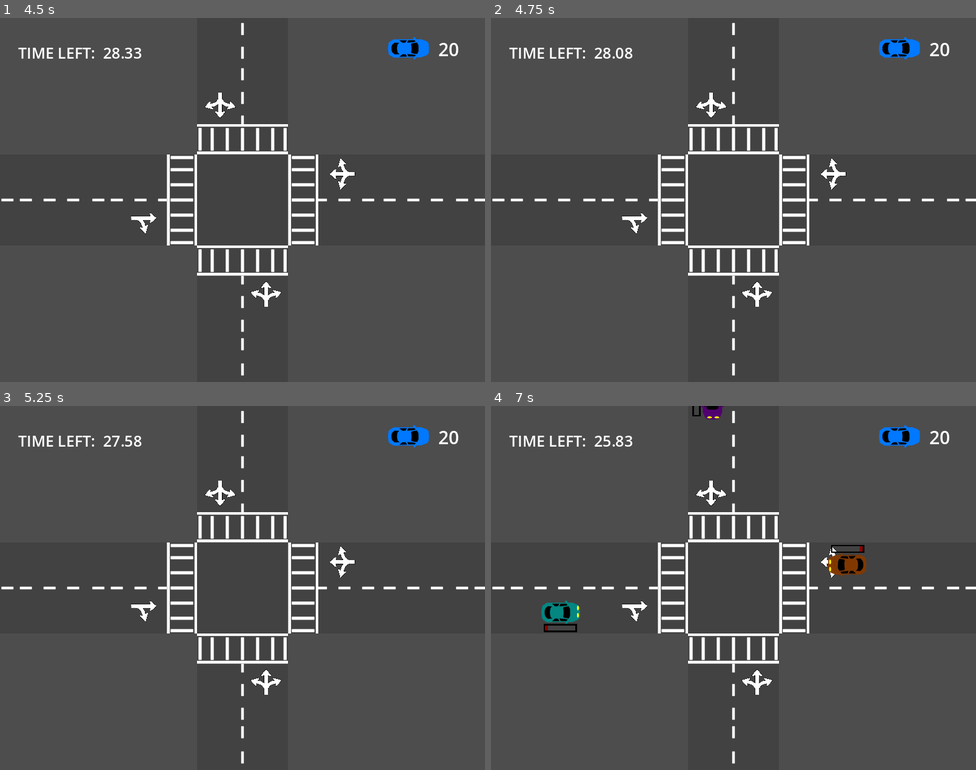
Above: before the commit, frames 1-4 (two rows, left to right).
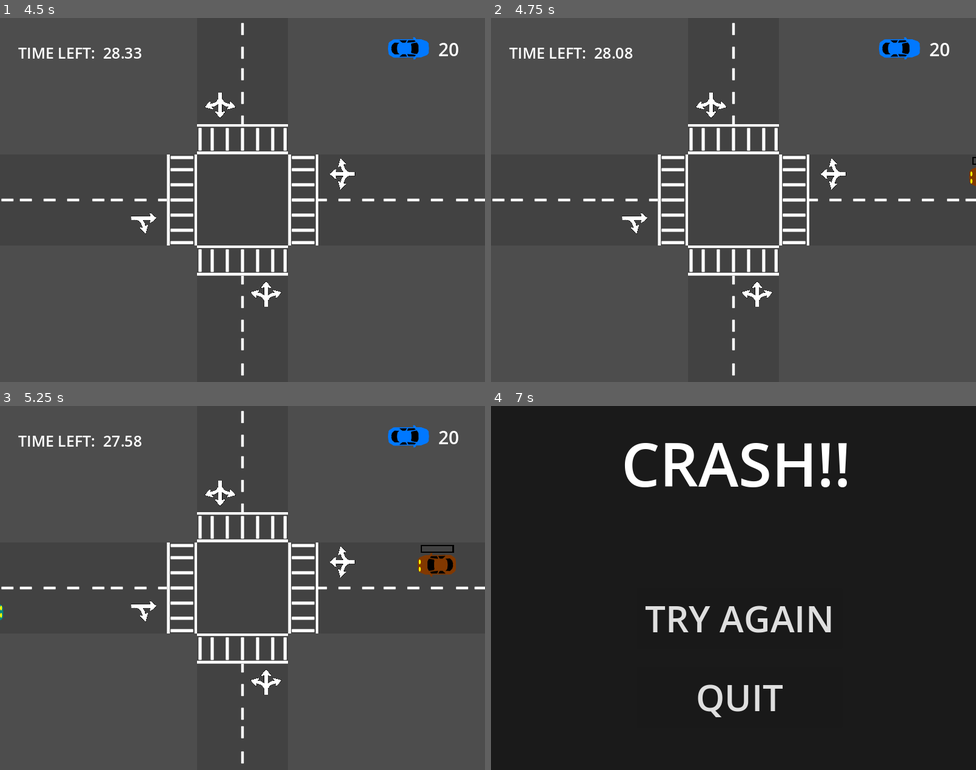
Above: after the commit, the same moments.

Repository: preciousjoker/crossguard_chaos
Game: Godot game, scene res://UI/main_menu.tscn
Same seed, same stepped clock (60 frames per second), same inputs: the game is played once before the commit and once after it.
Inputs (mouse positions are in pixels of both pictures, inside the frame that each line leads up to):
- Up to frame 1 (4.5 s): click "HOW TO PLAY" at 0.5 s; click "NEXT" at 1.25 s; click "NEXT" at 2 s; click "PLAY" at 2.75 s; move the mouse to (349, 181) at 3.52 s; tap J at 3.6, 4.35 s; click (349, 181) at 3.67 s; move the mouse to (145, 218) at 4.27 s; click (145, 218) at 4.42 s
- Up to frame 2 (4.75 s): no input
- Up to frame 3 (5.25 s): move the mouse to (291, 507) at 5.02 s; tap J at 5.1 s; click (291, 507) at 5.17 s
- Up to frame 4 (7 s): move the mouse to (709, 660) at 5.77 s; tap J at 5.85, 6.6 s; click (709, 660) at 5.92 s; move the mouse to (908, 566) at 6.52 s; click (908, 566) at 6.67 s

Frame 1 is identical in both runs. In frame 2, less than 0.1% of the frame differs, in the area x 98-100%, y 38-47%; in frame 3, 0.5%; in frame 4, 100%, in the area x 0-100%, y 0-100%.

Commit message:
modify scene 2

Diff:
--- a/CarSpawnArea.gd
+++ b/CarSpawnArea.gd
@@ -23,6 +23,7 @@
 				# set up new car and add to scene
 				var car: Car = car_scene.instantiate()
 				car.determine_turn_direction(invalid_turn_direction, right_turn_only, left_turn_only, straight_only)
+				car.set_rage_parameters(game_manager.max_time, game_manager.rage_increase, game_manager.queue_multiplier, game_manager.top_queue_multiplier)
 				car.global_position = self.global_position
 				car.global_rotation = self.global_rotation
 				world2D.add_child(car)
--- a/Levels/Level1.tscn
+++ b/Levels/Level1.tscn
@@ -17,6 +17,8 @@
 [node name="GameManager" parent="." instance=ExtResource("1_w8yt7")]
 max_cars = 20
 time_limit = 30.0
+max_time = 6.0
+top_queue_multiplier = 1.4
 
 [node name="World2D" type="Node2D" parent="."]
 
@@ -43,21 +45,21 @@
 rotation = 0.00229049
 
 [node name="SpawnArea3" parent="World2D" instance=ExtResource("4_jv7i8")]
-position = Vector2(-1636, 980)
+position = Vector2(-1219, 980)
 spawn_interval_max = 2.0
 
 [node name="SpawnArea6" parent="World2D" instance=ExtResource("4_jv7i8")]
-position = Vector2(1508, 824)
+position = Vector2(1074, 824)
 rotation = 3.14159
 spawn_interval_max = 2.0
 
 [node name="SpawnArea4" parent="World2D" instance=ExtResource("4_jv7i8")]
-position = Vector2(82, 2288)
+position = Vector2(82, 1847)
 rotation = -1.5708
 spawn_interval_max = 2.0
 
 [node name="SpawnArea5" parent="World2D" instance=ExtResource("4_jv7i8")]
-position = Vector2(-69, -385)
+position = Vector2(-69, 44)
 rotation = 1.5708
 spawn_interval_max = 2.0
 
@@ -265,3 +267,4 @@
 
 [node name="LevelClearedScreen" parent="GUI/CanvasLayer" instance=ExtResource("10_6g8mo")]
 visible = false
+next_level_name = "Level2"
--- a/Levels/Level2.tscn
+++ b/Levels/Level2.tscn
@@ -9,13 +9,18 @@
 [ext_resource type="PackedScene" uid="uid://bbdmby8a3pdk3" path="res://UI/UI_GameOverScreen.tscn" id="8_wd6xd"]
 [ext_resource type="PackedScene" uid="uid://bvk2u2mv17bwo" path="res://UI/ui_game_info.tscn" id="9_d3xbu"]
 [ext_resource type="Script" path="res://UI/ui_game_info.gd" id="10_qst4m"]
+[ext_resource type="PackedScene" uid="uid://liedta27gnon" path="res://removal_area.tscn" id="11_m0kcm"]
 [ext_resource type="PackedScene" uid="uid://c058oqo687wq6" path="res://UI/UI_LevelClearedScreen.tscn" id="11_wcv1d"]
 
 [node name="World" type="Node"]
 
 [node name="GameManager" parent="." instance=ExtResource("1_qq236")]
-max_cars = 35
-time_limit = 45.0
+max_cars = 30
+time_limit = 50.0
+max_time = 7.0
+rage_increase = 0.3
+queue_multiplier = 1.15
+top_queue_multiplier = 1.5
 
 [node name="World2D" type="Node2D" parent="."]
 
@@ -37,78 +42,40 @@
 position = Vector2(1195, 745)
 rotation = -3.14159
 invalid_turn_direction = 3
-right_turn_only = null
-left_turn_only = null
-straight_only = null
-spawn_interval_min = null
-spawn_interval_max = null
 
 [node name="SpawnArea2" parent="World2D" instance=ExtResource("4_04oep")]
 position = Vector2(-1235, 1080)
-invalid_turn_direction = null
-right_turn_only = null
-left_turn_only = null
-straight_only = null
-spawn_interval_min = null
-spawn_interval_max = null
+invalid_turn_direction = 3
 
 [node name="SpawnArea3" parent="World2D" instance=ExtResource("4_04oep")]
 position = Vector2(-1235, 920)
-invalid_turn_direction = null
-right_turn_only = null
-left_turn_only = null
-straight_only = true
-spawn_interval_min = null
-spawn_interval_max = null
+invalid_turn_direction = 2
 
 [node name="SpawnArea4" parent="World2D" instance=ExtResource("4_04oep")]
 position = Vector2(-30, 1880)
 rotation = -1.5708
-invalid_turn_direction = null
-right_turn_only = null
 left_turn_only = true
-straight_only = null
-spawn_interval_min = null
-spawn_interval_max = null
 
 [node name="SpawnArea5" parent="World2D" instance=ExtResource("4_04oep")]
 position = Vector2(140, 1880)
 rotation = -1.5708
 invalid_turn_direction = 2
-right_turn_only = null
-left_turn_only = null
 straight_only = true
-spawn_interval_min = null
-spawn_interval_max = null
 
 [node name="SpawnArea6" parent="World2D" instance=ExtResource("4_04oep")]
 position = Vector2(295, 1880)
 rotation = -1.5708
 invalid_turn_direction = 3
-right_turn_only = null
-left_turn_only = null
-straight_only = null
-spawn_interval_min = null
-spawn_interval_max = null
 
 [node name="SpawnArea7" parent="World2D" instance=ExtResource("4_04oep")]
 position = Vector2(-350, -160)
 rotation = 1.5708
-invalid_turn_direction = null
-right_turn_only = null
 straight_only = true
-spawn_interval_min = null
-spawn_interval_max = null
 
 [node name="SpawnArea8" parent="World2D" instance=ExtResource("4_04oep")]
 position = Vector2(-195, -160)
 rotation = 1.5708
-invalid_turn_direction = null
-right_turn_only = null
-left_turn_only = null
 straight_only = true
-spawn_interval_min = null
-spawn_interval_max = null
 
 [node name="SpawnArea9" parent="World2D" instance=ExtResource("4_04oep")]
 position = Vector2(-30, -160)
@@ -140,14 +107,15 @@
 rotation = 3.14159
 list_of_waypoints = [NodePath("../Lane3Waypoints/Lane3WP_A2_1"), NodePath("../Lane3Waypoints/Lane3WP_A2_2")]
 
-[node name="Lane4StopArea_A" parent="World2D" instance=ExtResource("5_6w8rc")]
+[node name="Lane4StopArea_A" parent="World2D" node_paths=PackedStringArray("list_of_waypoints") instance=ExtResource("5_6w8rc")]
 position = Vector2(-600, 925)
 rotation = 1.5708
+list_of_waypoints = [NodePath("../Lane4Waypoints/Lane4WP_A1_1"), NodePath("../Lane4Waypoints/Lane4WP_A1_2"), NodePath("../Lane4Waypoints/Lane4WP_A1_3")]
 
 [node name="Lane4StopArea_A2" parent="World2D" node_paths=PackedStringArray("list_of_waypoints") instance=ExtResource("5_6w8rc")]
 position = Vector2(-600, 1080)
 rotation = 1.5708
-list_of_waypoints = [NodePath("../Lane4Waypoints/Lane4WP_A2_1"), NodePath("../Lane4Waypoints/Lane4WP_A2_4"), NodePath("../Lane4Waypoints/Lane4WP_A2_2"), NodePath("../Lane4Waypoints/Lane4WP_A2_3")]
+list_of_waypoints = [NodePath("../Lane4Waypoints/Lane4WP_A2_1"), NodePath("../Lane4Waypoints/Lane4WP_A2_2")]
 
 [node name="Lane2StopArea" parent="World2D" node_paths=PackedStringArray("list_of_waypoints") instance=ExtResource("5_6w8rc")]
 position = Vector2(500, 755)
@@ -224,26 +192,28 @@
 position = Vector2(-745, -155)
 
 [node name="Lane4Waypoints" type="Node2D" parent="World2D"]
-visible = false
-position = Vector2(0, 905)
-
-[node name="Lane4WP_A2_1" parent="World2D/Lane4Waypoints" node_paths=PackedStringArray("left_waypoint", "right_waypoint") instance=ExtResource("6_gbw2c")]
-position = Vector2(-210, 175)
-left_waypoint = NodePath("../Lane4WP_A2_2")
-right_waypoint = NodePath("../Lane4WP_A2_4")
-update_line = true
-
-[node name="Lane4WP_A2_4" parent="World2D/Lane4Waypoints" instance=ExtResource("6_gbw2c")]
-position = Vector2(-210, 525)
-update_line = true
-
-[node name="Lane4WP_A2_2" parent="World2D/Lane4Waypoints" node_paths=PackedStringArray("left_waypoint") instance=ExtResource("6_gbw2c")]
-position = Vector2(130, 5)
-left_waypoint = NodePath("../Lane4WP_A2_3")
-update_line = true
-
-[node name="Lane4WP_A2_3" parent="World2D/Lane4Waypoints" instance=ExtResource("6_gbw2c")]
-position = Vector2(130, -445)
+position = Vector2(0, 905)
+
+[node name="Lane4WP_A2_1" parent="World2D/Lane4Waypoints" node_paths=PackedStringArray("right_waypoint") instance=ExtResource("6_gbw2c")]
+position = Vector2(-350, 175)
+right_waypoint = NodePath("../Lane4WP_A2_2")
+
+[node name="Lane4WP_A2_2" parent="World2D/Lane4Waypoints" instance=ExtResource("6_gbw2c")]
+position = Vector2(-350, 525)
+update_line = true
+
+[node name="Lane4WP_A1_1" parent="World2D/Lane4Waypoints" node_paths=PackedStringArray("left_waypoint") instance=ExtResource("6_gbw2c")]
+position = Vector2(-160, 25)
+left_waypoint = NodePath("../Lane4WP_A1_2")
+
+[node name="Lane4WP_A1_2" parent="World2D/Lane4Waypoints" node_paths=PackedStringArray("left_waypoint") instance=ExtResource("6_gbw2c")]
+position = Vector2(135, -75)
+left_waypoint = NodePath("../Lane4WP_A1_3")
+update_line = true
+
+[node name="Lane4WP_A1_3" parent="World2D/Lane4Waypoints" instance=ExtResource("6_gbw2c")]
+position = Vector2(135, -505)
+update_line = true
 
 [node name="GUI" type="Control" parent="."]
 process_mode = 3
@@ -264,3 +234,22 @@
 
 [node name="LevelClearedScreen" parent="GUI/CanvasLayer" instance=ExtResource("11_wcv1d")]
 visible = false
+next_level_name = "Thank_You"
+
+[node name="RemovalArea" parent="." instance=ExtResource("11_m0kcm")]
+position = Vector2(-40, 2130)
+scale = Vector2(3.96, 1)
+
+[node name="RemovalArea2" parent="." instance=ExtResource("11_m0kcm")]
+position = Vector2(-40, -435)
+scale = Vector2(3.96, 1)
+
+[node name="RemovalArea3" parent="." instance=ExtResource("11_m0kcm")]
+position = Vector2(1415, 815)
+rotation = -1.55645
+scale = Vector2(3.96, 1)
+
+[node name="RemovalArea4" parent="." instance=ExtResource("11_m0kcm")]
+position = Vector2(-1435, 855)
+rotation = -1.56267
+scale = Vector2(3.96, 1)
--- /dev/null
+++ b/Levels/Thank_You.tscn
@@ -0,0 +1,81 @@
+[gd_scene load_steps=2 format=3 uid="uid://dfdjfx1nmh8a2"]
+
+[ext_resource type="Script" path="res://UI/main_menu.gd" id="1_4cwif"]
+
+[node name="Thank_You" type="Control"]
+layout_mode = 3
+anchors_preset = 15
+anchor_right = 1.0
+anchor_bottom = 1.0
+grow_horizontal = 2
+grow_vertical = 2
+script = ExtResource("1_4cwif")
+
+[node name="CanvasLayer" type="CanvasLayer" parent="."]
+
+[node name="Label" type="Label" parent="CanvasLayer"]
+anchors_preset = 5
+anchor_left = 0.5
+anchor_right = 0.5
+offset_left = -378.0
+offset_top = 10.0
+offset_right = 392.0
+offset_bottom = 219.0
+grow_horizontal = 2
+theme_override_font_sizes/font_size = 35
+text = "Thank you for taking the time to
+play my game!
+
+Please leave any feedback you
+may have in the comments :)"
+horizontal_alignment = 1
+
+[node name="Btn_Play" type="Button" parent="CanvasLayer"]
+unique_name_in_owner = true
+visible = false
+anchors_preset = 8
+anchor_left = 0.5
+anchor_top = 0.5
+anchor_right = 0.5
+anchor_bottom = 0.5
+offset_left = -60.0
+offset_top = -17.0
+offset_right = 50.0
+offset_bottom = 46.0
+grow_horizontal = 2
+grow_vertical = 2
+theme_override_font_sizes/font_size = 40
+text = "PLAY"
+
+[node name="Btn_HowTo" type="Button" parent="CanvasLayer"]
+unique_name_in_owner = true
+visible = false
+anchors_preset = 8
+anchor_left = 0.5
+anchor_top = 0.5
+anchor_right = 0.5
+anchor_bottom = 0.5
+offset_left = -144.5
+offset_top = 94.0
+offset_right = 134.5
+offset_bottom = 157.0
+grow_horizontal = 2
+grow_vertical = 2
+theme_override_font_sizes/font_size = 40
+text = "HOW TO PLAY"
+
+[node name="Btn_Quit" type="Button" parent="CanvasLayer"]
+unique_name_in_owner = true
+anchors_preset = 8
+anchor_left = 0.5
+anchor_top = 0.5
+anchor_right = 0.5
+anchor_bottom = 0.5
+offset_left = -60.0
+offset_top = 160.0
+offset_right = 50.0
+offset_bottom = 223.0
+grow_horizontal = 2
+grow_vertical = 2
+theme_override_font_sizes/font_size = 40
+text = "QUIT"
--- a/UI/UI_LevelClearedScreen.tscn
+++ b/UI/UI_LevelClearedScreen.tscn
@@ -51,7 +51,7 @@
 grow_horizontal = 2
 grow_vertical = 0
 theme_override_font_sizes/font_size = 60
-text = "PLAY AGAIN"
+text = "NEXT LEVEL"
 
 [node name="Btn_Quit" type="Button" parent="."]
 unique_name_in_owner = true
--- a/UI/ui_level_cleared_screen.gd
+++ b/UI/ui_level_cleared_screen.gd
@@ -1,6 +1,7 @@
 extends Control
 @onready var btn_next_level: Button = %Btn_NextLevel
 @onready var btn_quit: Button = %Btn_Quit
+@export var next_level_name: String = ""
 
 
 func _ready() -> void:
@@ -11,7 +12,9 @@
 
 	btn_next_level.connect("pressed", func() -> void:
 		#load next level
-		get_tree().change_scene_to_file("res://Levels/Level1.tscn")
+		get_tree().paused = false
+		var next_level_path: String = "res://Levels/" + next_level_name + ".tscn"
+		get_tree().change_scene_to_file(next_level_path)
 	)
 
 	btn_quit.connect("pressed", func() -> void:
--- a/car.gd
+++ b/car.gd
@@ -15,11 +15,11 @@
 @export var max_speed: float = 600.0
 @export var turn_signal_interval: float = 0.15
 @export var possible_colors: Array[Color] = []
-@export_category("Rage")
-@export var max_time: float = 20.0
-@export var rage_increase: float = 0.25
-@export var queue_multiplier: float = 1.25
-@export var top_queue_multiplier: float = 1.75
+#@export_category("Rage")
+var max_time: float = 20.0
+var rage_increase: float = 0.25
+var queue_multiplier: float = 1.25
+var top_queue_multiplier: float = 1.75
 var can_build_rage: bool = true
 
 var valid_waypoints: Array[Waypoint] = []
@@ -47,6 +47,13 @@
 	rage_meter.max_value = max_time / rage_increase
 	#print("Max Value: %f" % rage_meter.max_value)
 	rage_meter.value = 0.0
+
+
+func set_rage_parameters(max_time: float, rage_increase: float, queue_mult: float, top_queue_mult: float) -> void:
+	self.rage_increase = rage_increase
+	self.max_time = max_time
+	self.queue_multiplier = queue_mult
+	self.top_queue_multiplier = top_queue_mult
 
 
 func _ready() -> void:
--- a/car.tscn
+++ b/car.tscn
@@ -5,9 +5,8 @@
 [ext_resource type="Texture2D" uid="uid://brchckdwj0r1q" path="res://Art/car_light.png" id="3_oi6tj"]
 [ext_resource type="AudioStream" uid="uid://psogb1772ek4" path="res://Music/car_honk.ogg" id="4_qy6e2"]
 
-[sub_resource type="CapsuleShape2D" id="CapsuleShape2D_rp10k"]
-radius = 9.5
-height = 65.0
+[sub_resource type="RectangleShape2D" id="RectangleShape2D_kqsl6"]
+size = Vector2(73.5, 65)
 
 [sub_resource type="StyleBoxFlat" id="StyleBoxFlat_o7enf"]
 bg_color = Color(0.6, 0.6, 0.6, 0)
@@ -26,7 +25,7 @@
 border_color = Color(0.8, 0.8, 0.8, 0)
 
 [sub_resource type="RectangleShape2D" id="RectangleShape2D_lykft"]
-size = Vector2(113, 55)
+size = Vector2(135, 75)
 
 [node name="CarHitBox" type="Area2D"]
 z_index = 100
@@ -36,18 +35,14 @@
 max_speed = 400.0
 turn_signal_interval = 0.5
 possible_colors = Array[Color]([Color(0.741495, 0.232378, 0.688325, 1), Color(0.746815, 0, 0.0900944, 1), Color(0, 0.63 …(220 unchanged characters)…
-max_time = 5.0
-rage_increase = 0.4
-queue_multiplier = 1.35
-top_queue_multiplier = 1.85
 
 [node name="CarSprite" type="Sprite2D" parent="."]
 unique_name_in_owner = true
 texture = ExtResource("2_d32ma")
 
 [node name="CollisionShape2D" type="CollisionShape2D" parent="."]
-position = Vector2(-1.5, 0.5)
-shape = SubResource("CapsuleShape2D_rp10k")
+position = Vector2(-28.25, 0.5)
+shape = SubResource("RectangleShape2D_kqsl6")
 
 [node name="LeftTurnLight" type="Sprite2D" parent="."]
 unique_name_in_owner = true
@@ -94,6 +89,6 @@
 collision_mask = 4
 
 [node name="CollisionShape2D" type="CollisionShape2D" parent="ClickArea"]
-position = Vector2(-2.5, 1.5)
+position = Vector2(0.5, -0.5)
 shape = SubResource("RectangleShape2D_lykft")
 debug_color = Color(0.808112, 0.413759, 0, 0.42)
--- a/game_manager.gd
+++ b/game_manager.gd
@@ -4,6 +4,11 @@
 @export var next_level: PackedScene = null
 @export var max_cars: int = 50
 @export var time_limit: float = 60.0
+@export_category("Rage")
+@export var max_time: float = 20.0
+@export var rage_increase: float = 0.25
+@export var queue_multiplier: float = 1.25
+@export var top_queue_multiplier: float = 1.75
 
 var cars_left: int = 0
 var cars_spawned = 0
--- a/level_2.tscn
+++ b/level_2.tscn
@@ -7,7 +7,6 @@
 [ext_resource type="Texture2D" uid="uid://br7637g7klab2" path="res://Art/single_lane.png" id="4_lkpju"]
 [ext_resource type="Texture2D" uid="uid://neb70fm3rofx" path="res://Art/solid_line.png" id="5_d283s"]
 [ext_resource type="Texture2D" uid="uid://cgukrddftwll3" path="res://Art/straight_and_right_turn.png" id="7_c7pnk"]
-[ext_resource type="Texture2D" uid="uid://dnoxwkcexistg" path="res://Art/left_straight_right.png" id="8_8kvjy"]
 
 [node name="Level2" type="Node2D"]
 
@@ -118,6 +117,12 @@
 flip_h = true
 flip_v = true
 
+[node name="RoadSign3" type="Sprite2D" parent="Lane2"]
+z_index = 1
+position = Vector2(380.998, 887.001)
+scale = Vector2(0.314453, 0.314453)
+texture = ExtResource("7_c7pnk")
+
 [node name="RoadPiece3" type="Sprite2D" parent="Lane2"]
 position = Vector2(-200, -607)
 texture = ExtResource("1_4o4og")
@@ -219,7 +224,15 @@
 position = Vector2(-254, 87)
 rotation = -3.14159
 scale = Vector2(0.246568, 0.246568)
-texture = ExtResource("8_8kvjy")
+texture = ExtResource("7_c7pnk")
+
+[node name="RoadSign5" type="Sprite2D" parent="Lane3"]
+z_index = 1
+position = Vector2(-98.0003, 87.0006)
+rotation = -3.14159
+scale = Vector2(0.246568, 0.246568)
+texture = ExtResource("7_c7pnk")
+flip_h = true
 
 [node name="Lane4" type="Node2D" parent="."]
 position = Vector2(1203, 315)
Not shown: 1 places in Levels/Level2.tscn that only renumber resources
Not shown: 1 places in level_2.tscn that only renumber resources
